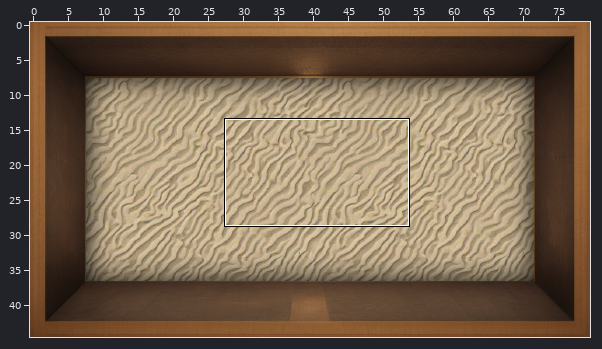
Level history. Tiled map (JSON): public/tiled/rooms/room-i.json. Above: a wide view before the commit, with the close-up outlined.
Close-up. Old version:
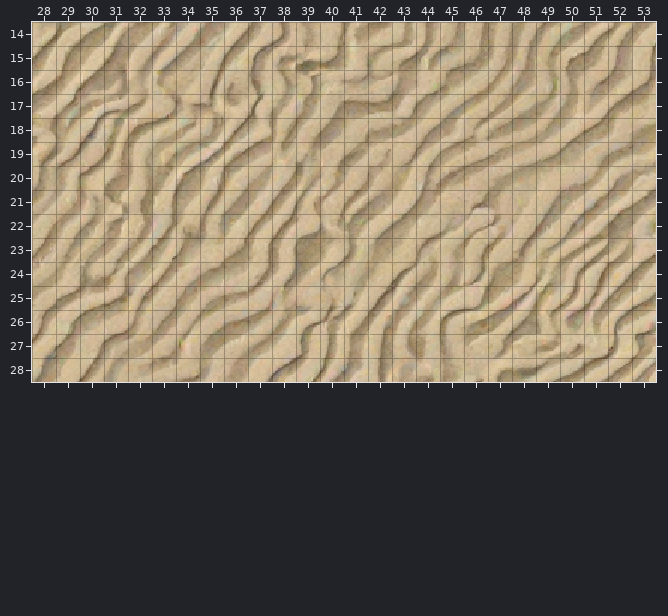
Cells are 16x16 px. Shown: x 28..53, y 14..28. The commit also changed other parts of the map, which this record leaves out.
New version:
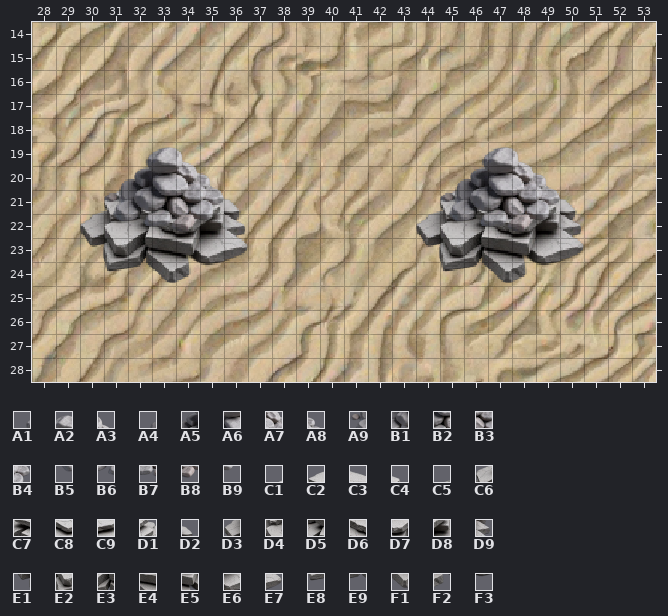
Key: from "obsticles": A1 282, A2 283, A3 284, A4 319, A5 320, A6 321, A7 322, A8 323, A9 357, B1 358, B2 359, B3 360, B4 361, B5 395, B6 396, B7 397, B8 398, B9 399, C1 771, C2 772, C3 774, C4 775, C5 808, C6 809, C7 810, C8 811, C9 812, D1 813, D2 814, D3 846, D4 847, D5 848, D6 849, D7 850, D8 851, D9 852, E1 884, E2 885, E3 886, E4 887, E5 888, E6 889, E7 890, E8 923, E9 924, F1 925, F2 926, F3 927.
__ is an empty cell.
Diff:
{"where": "layer \"obsticles-background\""}
{"y":20,"x":31,"old":"__ __","new":"C1 C2"}
{"y":20,"x":34,"old":"__ __","new":"C3 C4"}
{"y":20,"x":45,"old":"__ __","new":"C1 C2"}
{"y":20,"x":48,"old":"__ __","new":"C3 C4"}
{"y":21,"x":30,"old":"__ __ __ __ __ __ __","new":"C5 C6 C7 C8 C9 D1 D2"}
{"y":21,"x":44,"old":"__ __ __ __ __ __ __","new":"C5 C6 C7 C8 C9 D1 D2"}
{"y":22,"x":30,"old":"__ __ __ __ __ __ __","new":"D3 D4 D5 D6 D7 D8 D9"}
{"y":22,"x":44,"old":"__ __ __ __ __ __ __","new":"D3 D4 D5 D6 D7 D8 D9"}
{"y":23,"x":30,"old":"__ __ __ __ __ __ __","new":"E1 E2 E3 E4 E5 E6 E7"}
{"y":23,"x":44,"old":"__ __ __ __ __ __ __","new":"E1 E2 E3 E4 E5 E6 E7"}
{"y":24,"x":31,"old":"__ __ __ __ __","new":"E8 E9 F1 F2 F3"}
{"y":24,"x":45,"old":"__ __ __ __ __","new":"E8 E9 F1 F2 F3"}
{"where": "layer \"obsticles-midground\""}
{"y":19,"x":32,"old":"__ __ __","new":"A1 A2 A3"}
{"y":19,"x":46,"old":"__ __ __","new":"A1 A2 A3"}
{"y":20,"x":31,"old":"__ __ __ __ __","new":"A4 A5 A6 A7 A8"}
{"y":20,"x":45,"old":"__ __ __ __ __","new":"A4 A5 A6 A7 A8"}
{"y":21,"x":31,"old":"__ __ __ __ __","new":"A9 B1 B2 B3 B4"}
{"y":21,"x":45,"old":"__ __ __ __ __","new":"A9 B1 B2 B3 B4"}
{"y":22,"x":31,"old":"__ __ __ __ __","new":"B5 B6 B7 B8 B9"}
{"y":22,"x":45,"old":"__ __ __ __ __","new":"B5 B6 B7 B8 B9"}
{"label":"added","picture_box":[80,147,248,283]}
{"label":"added","picture_box":[416,147,584,283]}
